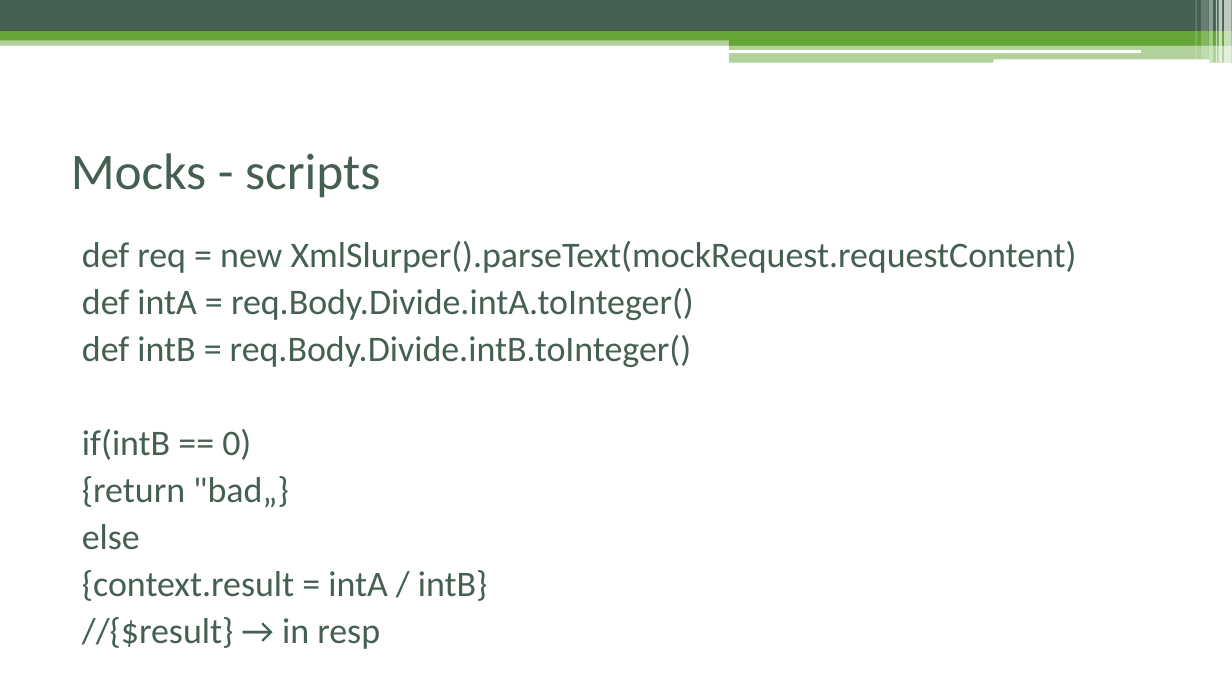
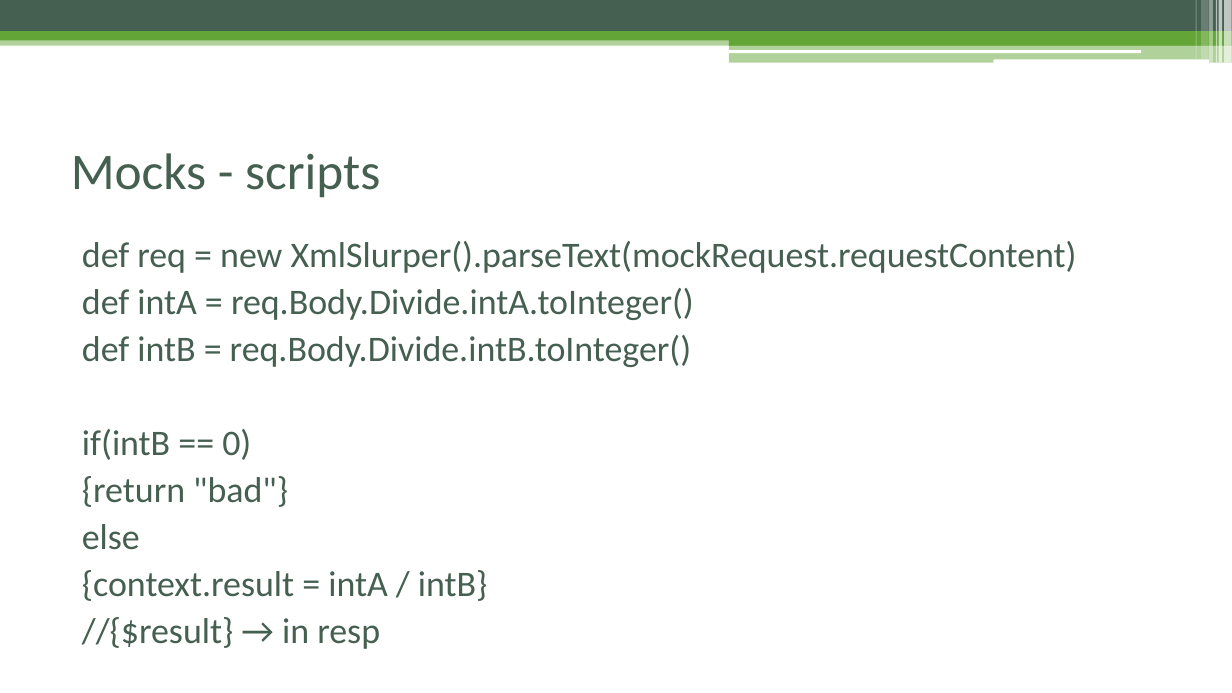
Before and after one commit to czyzyk29/SoapUI_Workshop, a slide deck: slide 58 of Warsztat_soapUI.pptx (slide 53 before the commit). Drawn at 1232x693 pixels with LibreOffice and Linux fonts; fonts in the diff are those of the drawing. Boxes give left, top, right and bottom in pixels: in the first picture for what was removed or moved away, otherwise in the second. Text is boxed around its words. In the diff, an @@ line names an element or a change of style, - is before the commit and + after.

```diff
--- a/Warsztat_soapUI.pptx
+++ b/Warsztat_soapUI.pptx
@@ text at bbox=[82, 476, 288, 507]: text changed @@
-{return "bad„}
+{return "bad"}
```
Also in this commit, not shown: 12 other slides changed, 8 slides added, 4 other files.
